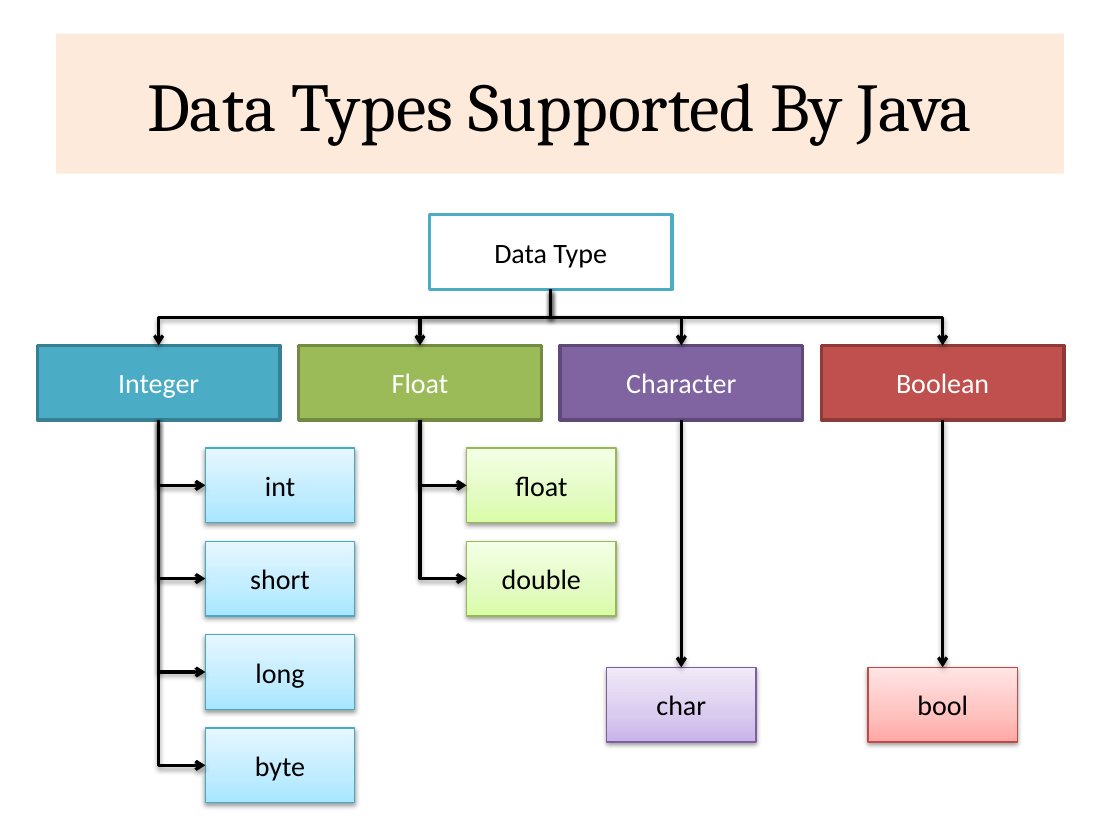
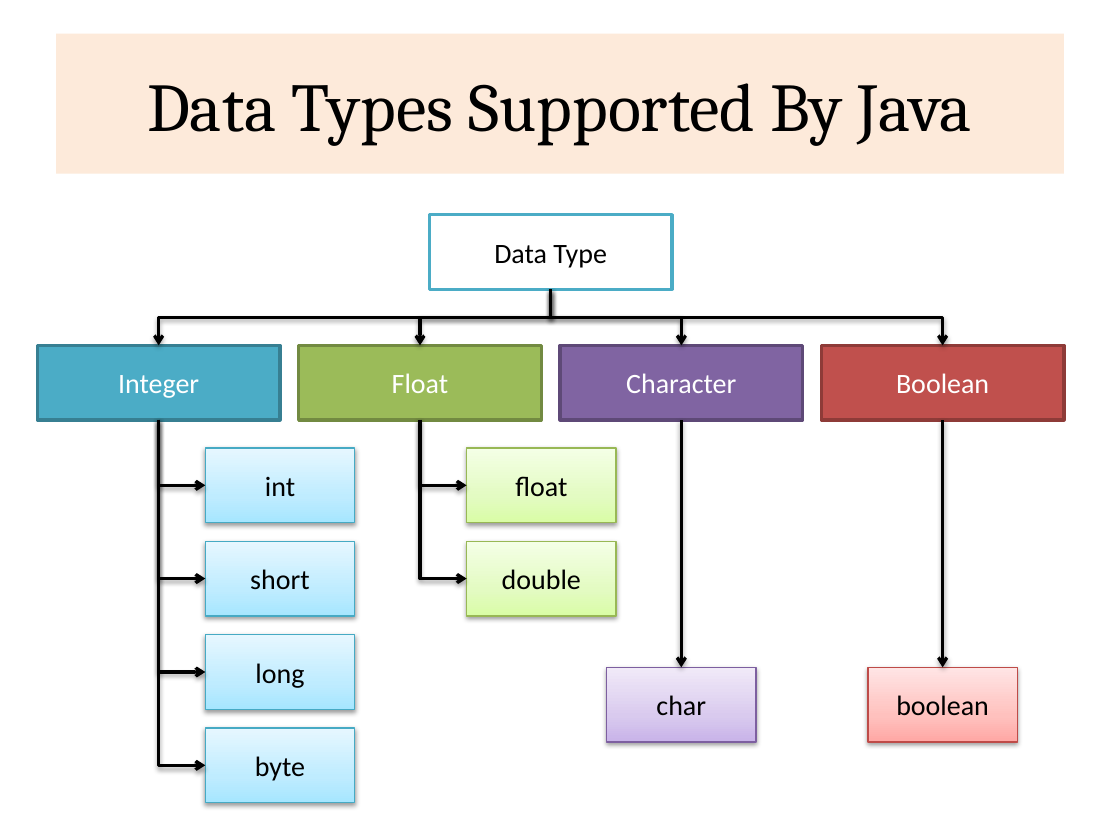
Before and after one commit to rajasekaran36/CS8392-OOPS, a slide deck: slide 2 of Slides/Unit 1/CS8392-U1-8-DataTypes_Variables_Constants.pptx. Drawn at 1120x840 pixels with LibreOffice and Linux fonts; fonts in the diff are those of the drawing. Boxes give left, top, right and bottom in pixels: in the first picture for what was removed or moved away, otherwise in the second. Text is boxed around its words. In the diff, an @@ line names an element or a change of style, - is before the commit and + after.

```diff
--- a/Slides/Unit 1/CS8392-U1-8-DataTypes_Variables_Constants.pptx
+++ b/Slides/Unit 1/CS8392-U1-8-DataTypes_Variables_Constants.pptx
@@ text in rectangle at (896, 695, 989, 716): text changed @@
-bool
+boolean
```
Also in this commit, not shown: 1 other file.
